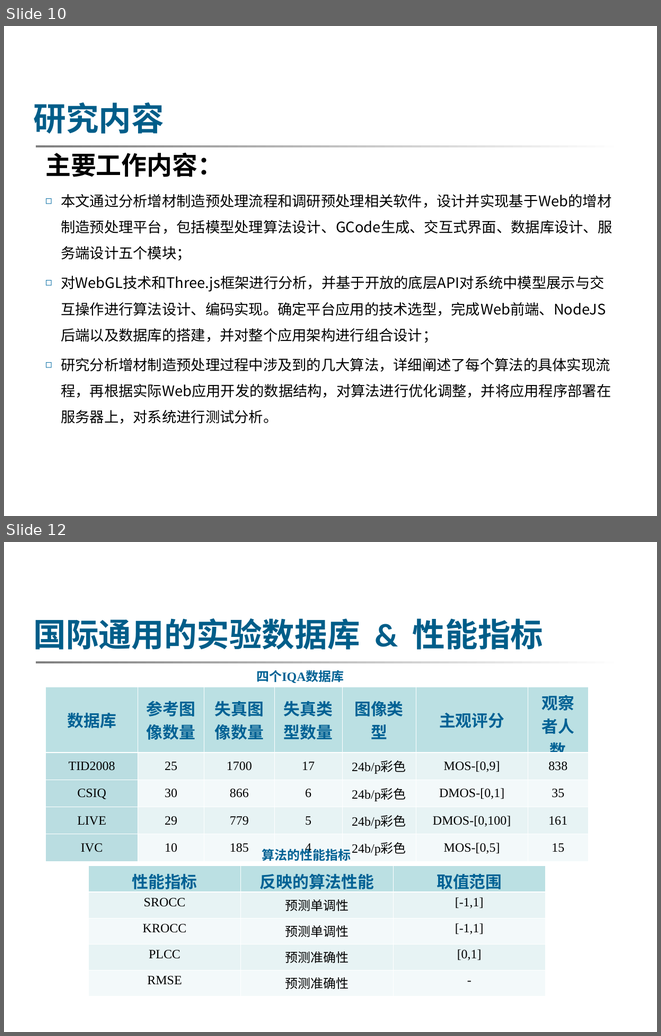
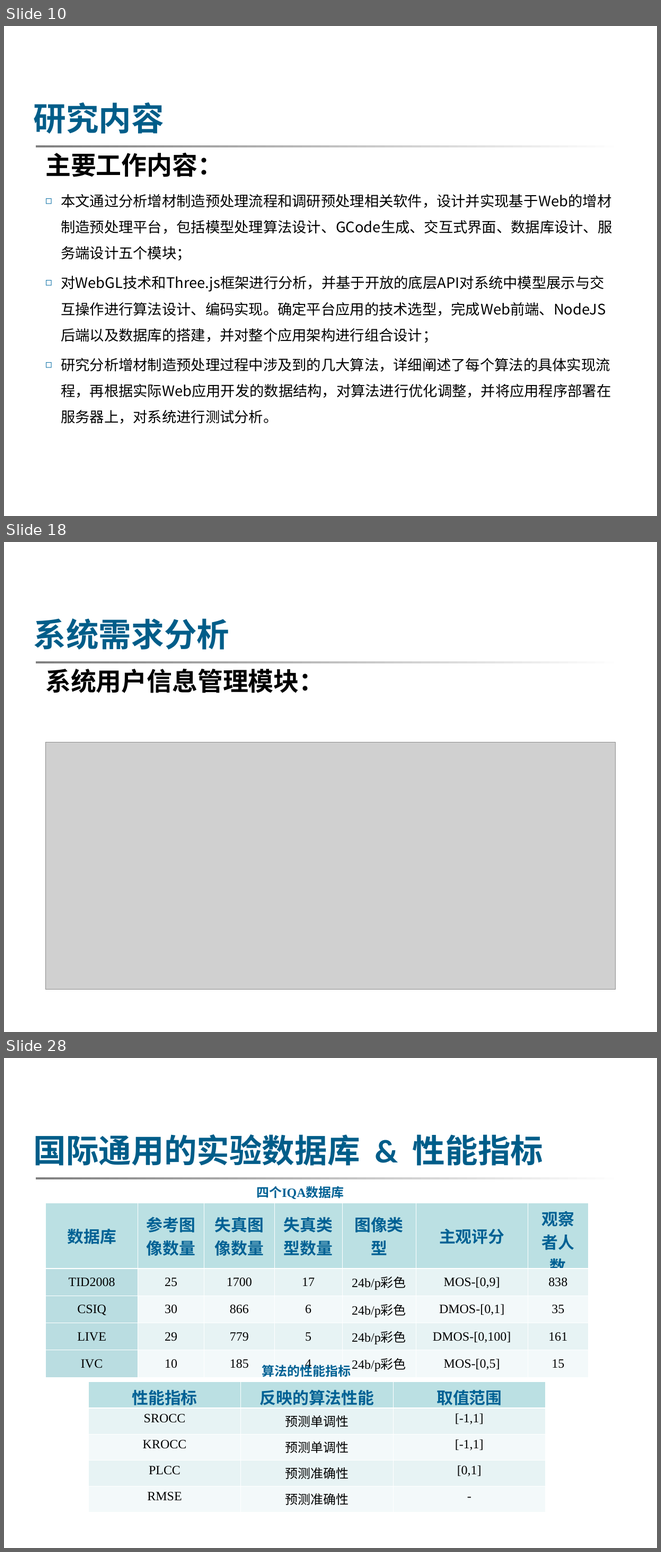
Before and after one commit to WutBottle/2021dissertation, a slide deck: 硕士论文答辩-张鹏.ppt. Shown one above the other, each under a label of ours: slides 10 and 12 before the commit, slides 10, 18 and 28 after it; the slides between them are not shown. The pictures are 661x1036 and 661x1552 pixels, drawn with LibreOffice and Linux fonts; fonts in the diff are those of the drawing; grey boxes stand for pictures; background and template pictures are left out. Boxes give left, top, right and bottom in pixels: in the first picture for what was removed or moved away, otherwise in the second. Text is boxed around its words. In the diff, an @@ line names an element or a change of style, - is before the commit and + after.

```diff
--- a/硕士论文答辩-张鹏.ppt
+++ b/硕士论文答辩-张鹏.ppt
@@ slide 18 added at bbox=[4, 542, 657, 1032], background picture (left out); not listed: 1 template element that a slide beside it also shows @@
@@ text added at bbox=[34, 618, 230, 650], 36 pt, text #005D89, bold @@
+系统需求分析
@@ text added at bbox=[45, 669, 324, 693], 28 pt, text #000000, bold @@
+系统用户信息管理模块：
@@ picture added at bbox=[46, 742, 616, 989] @@
@@ what was slide 12 is now slide 28 @@
```
Also in this commit, not shown: 1 slide changed, 15 other slides added, 2 other files.
